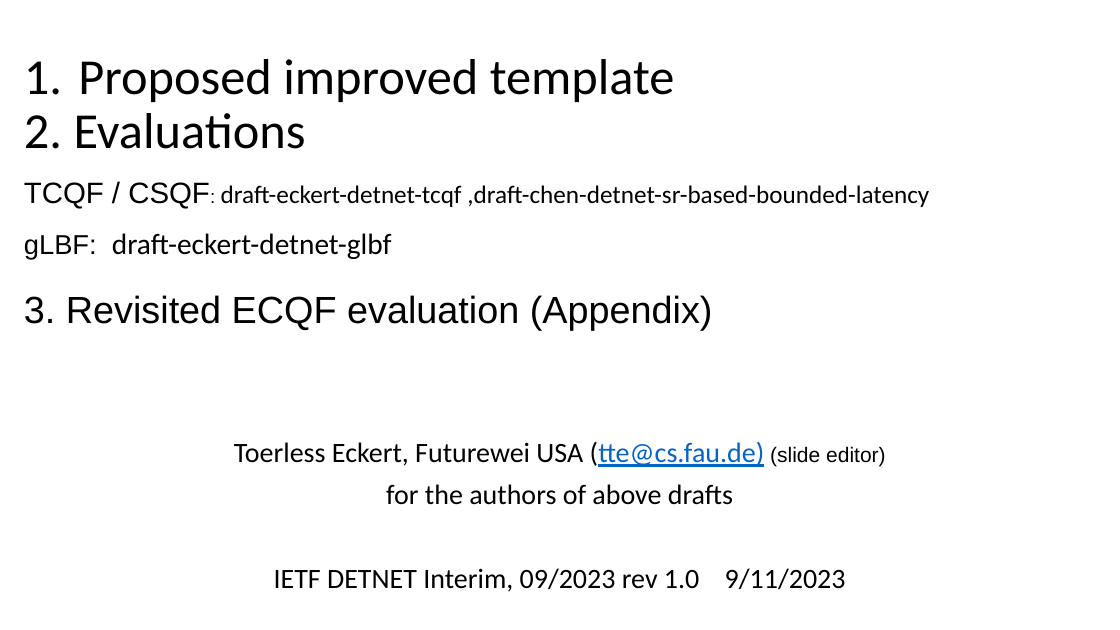
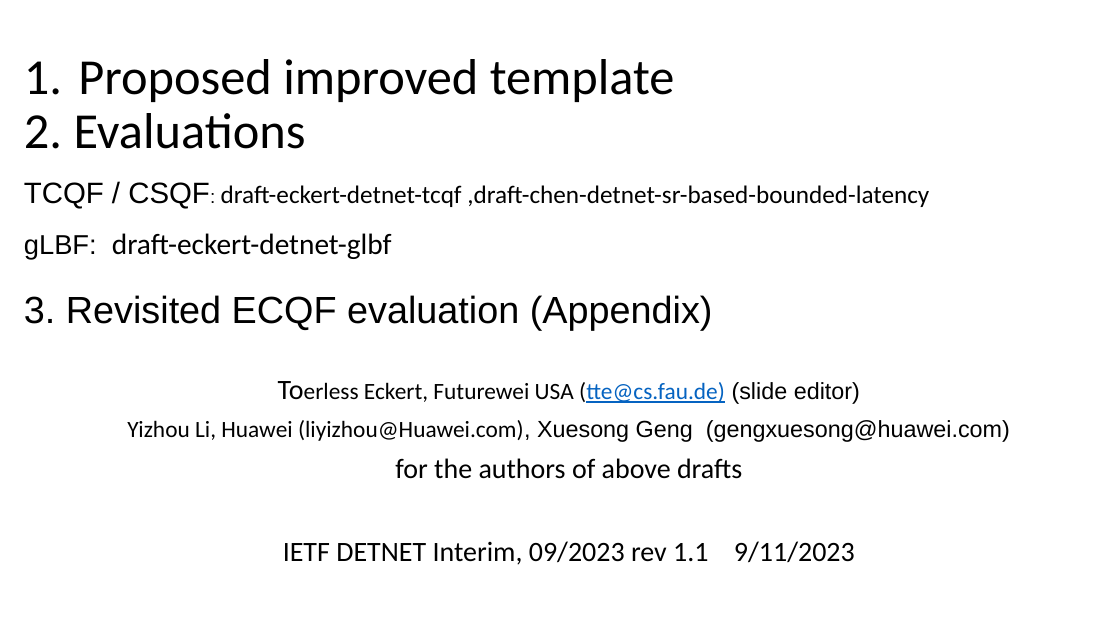
Before and after one commit to toerless/detnet, a slide deck: slide 1 of slides/evaluation/evaluation-interim-09122023-tcqf-csqf-glbf.pptx. Drawn at 1120x630 pixels with LibreOffice and Linux fonts; fonts in the diff are those of the drawing. Boxes give left, top, right and bottom in pixels: in the first picture for what was removed or moved away, otherwise in the second. Text is boxed around its words. In the diff, an @@ line names an element or a change of style, - is before the commit and + after.

Commit message:
revision 1.1 with input from yizhou

```diff
--- a/slides/evaluation/evaluation-interim-09122023-tcqf-csqf-glbf.pptx
+++ b/slides/evaluation/evaluation-interim-09122023-tcqf-csqf-glbf.pptx
@@ text "Toerless Eckert, Futurewei USA (tte@cs.fau.de) ...": place and size @@
-text "Toerless Eckert, Futurewei USA (tte@cs.fau.de) ..." at box(234, 441, 885, 592)
+text "Toerless Eckert, Futurewei USA (tte@cs.fau.de) ..." at box(127, 382, 1010, 565)
@@ text at box(364, 382, 860, 404): size 24 to 20 pt in "Toerless Eckert, Futurewei USA (tte@cs.fau.de)"; size 18 to 20 pt in "(slide editor)" @@
@@ text at box(127, 420, 1010, 442): paragraph added @@
+Yizhou Li, Huawei (liyizhou@Huawei.com), Xuesong Geng (gengxuesong@huawei.com)
@@ text at box(283, 541, 855, 565): text changed @@
-IETF DETNET Interim, 09/2023 rev 1.0 9/11/2023
+IETF DETNET Interim, 09/2023 rev 1.1 9/11/2023
```
Also in this commit, not shown: 4 other slides changed, 1 other file.
